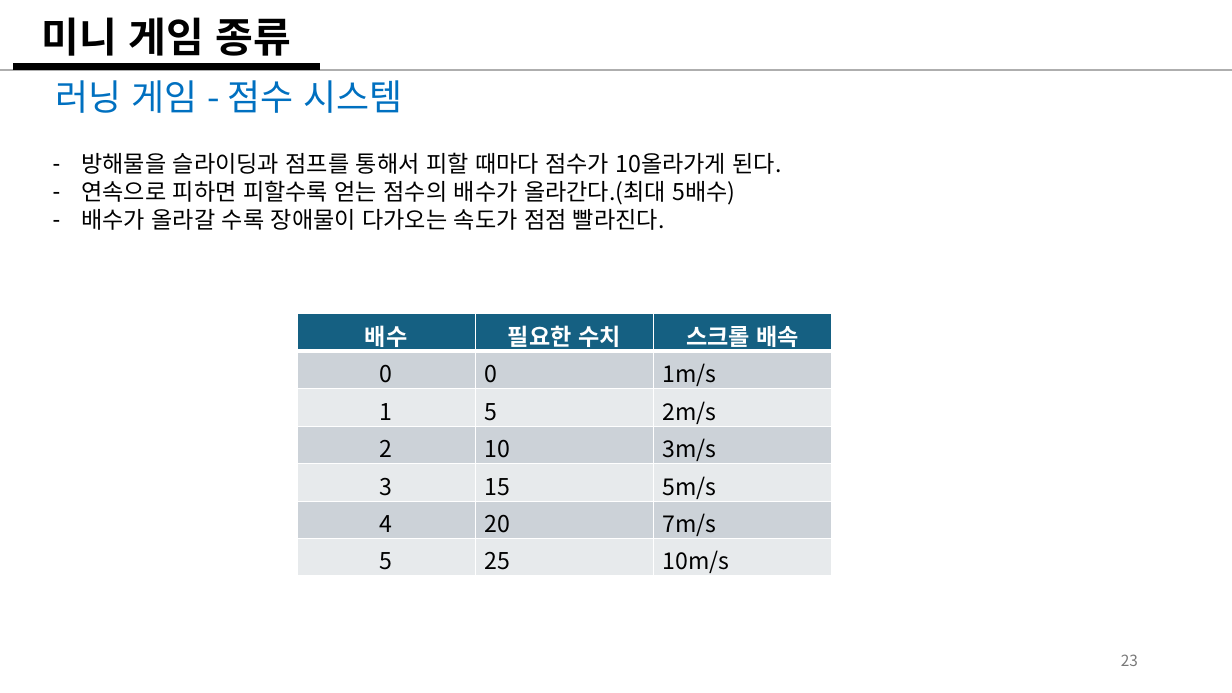
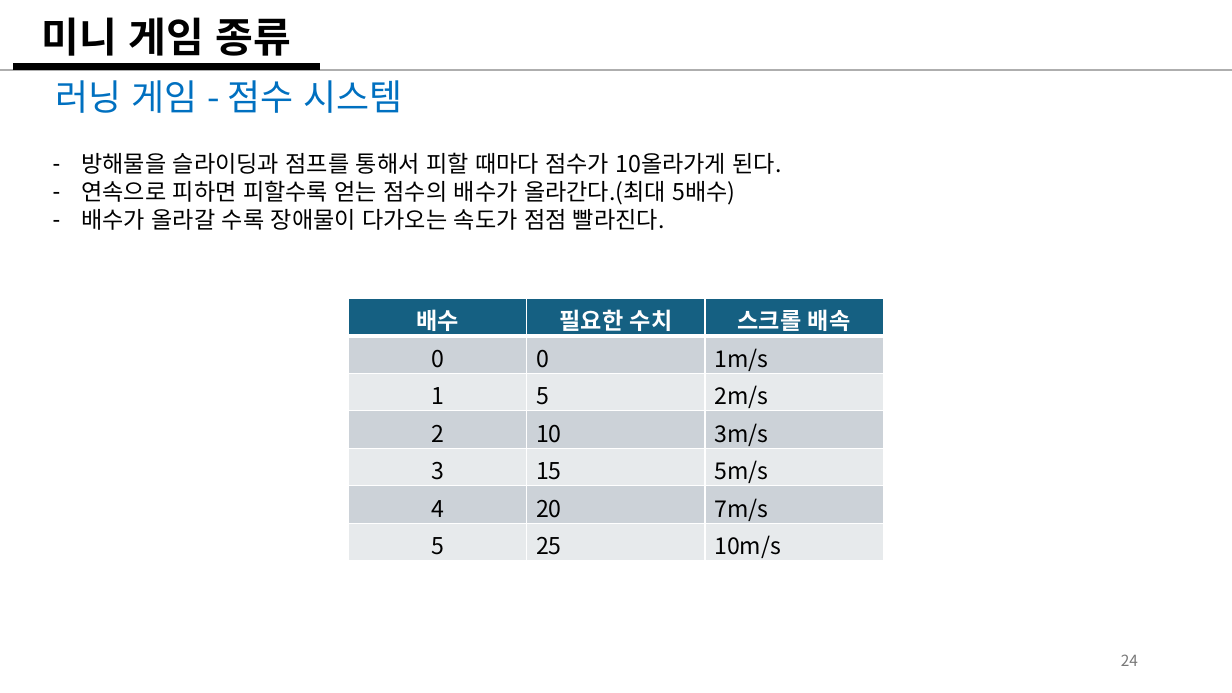
Before and after one commit to weariness00/Mandle_10Minute_Game, a slide deck: slide 24 of document/Please Leave me alone!.pptx (slide 23 before the commit). Drawn at 1232x693 pixels with LibreOffice and Linux fonts; fonts in the diff are those of the drawing. Boxes give left, top, right and bottom in pixels: in the first picture for what was removed or moved away, otherwise in the second. Text is boxed around its words. In the diff, an @@ line names an element or a change of style, - is before the commit and + after.

```diff
--- a/document/Please Leave me alone!.pptx
+++ b/document/Please Leave me alone!.pptx
@@ table: place and size @@
-table at [297, 314, 832, 577]
+table at [348, 299, 884, 562]
@@ page number at [1121, 654, 1138, 666]: text changed @@
-23
+24
```
Also in this commit, not shown: 1 other slide changed, 1 slide added, 2 other files.
